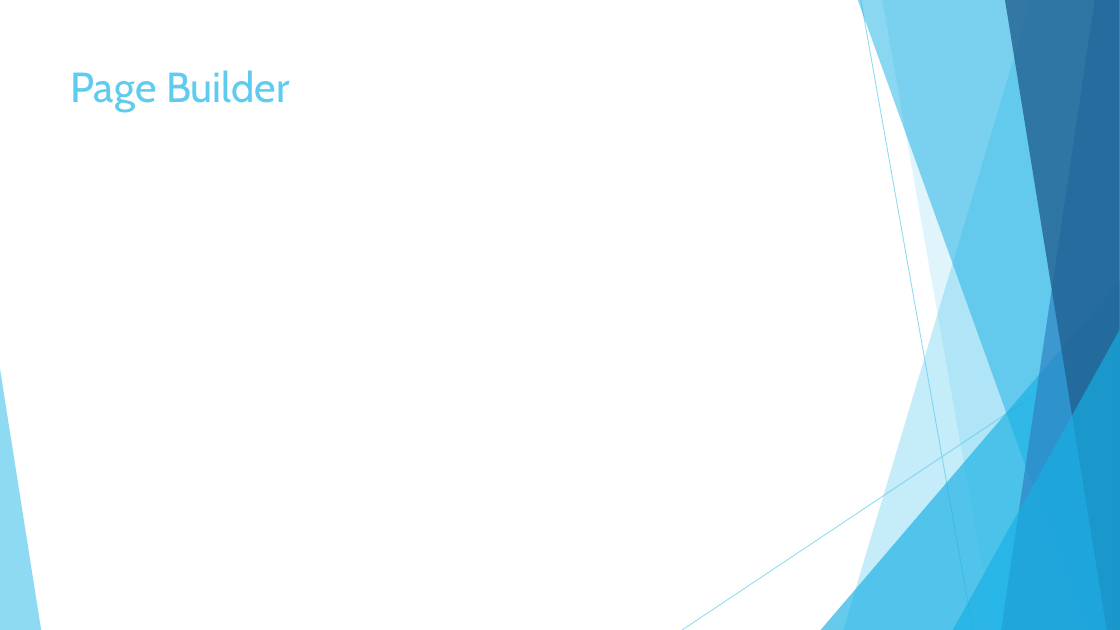
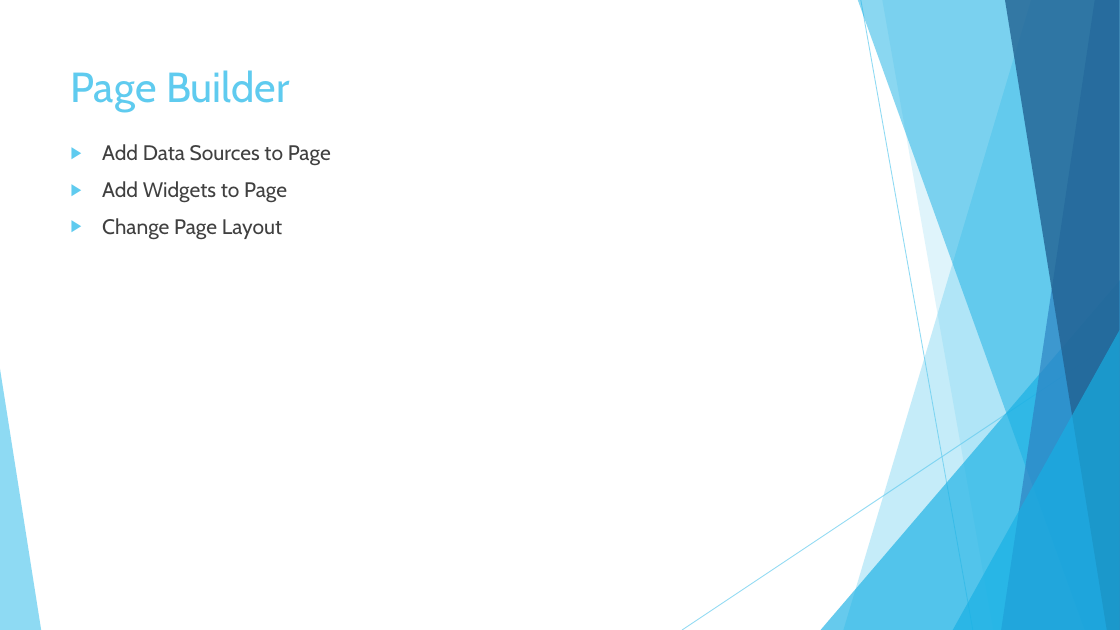
Before and after one commit to AngularDashboardFramework/AngularDashboardFramework, a slide deck: slide 5 of docs/DesignArchitecture.pptx (slide 6 before the commit). Drawn at 1120x630 pixels with LibreOffice and Linux fonts; fonts in the diff are those of the drawing. Boxes give left, top, right and bottom in pixels: in the first picture for what was removed or moved away, otherwise in the second. Text is boxed around its words. In the diff, an @@ line names an element or a change of style, - is before the commit and + after.

Commit message:
Update doc.

```diff
--- a/docs/DesignArchitecture.pptx
+++ b/docs/DesignArchitecture.pptx
@@ text added at (102, 144, 331, 240), 18 pt, text #404040 @@
+▶ Add Data Sources to Page
+▶ Add Widgets to Page
+▶ Change Page Layout
```
